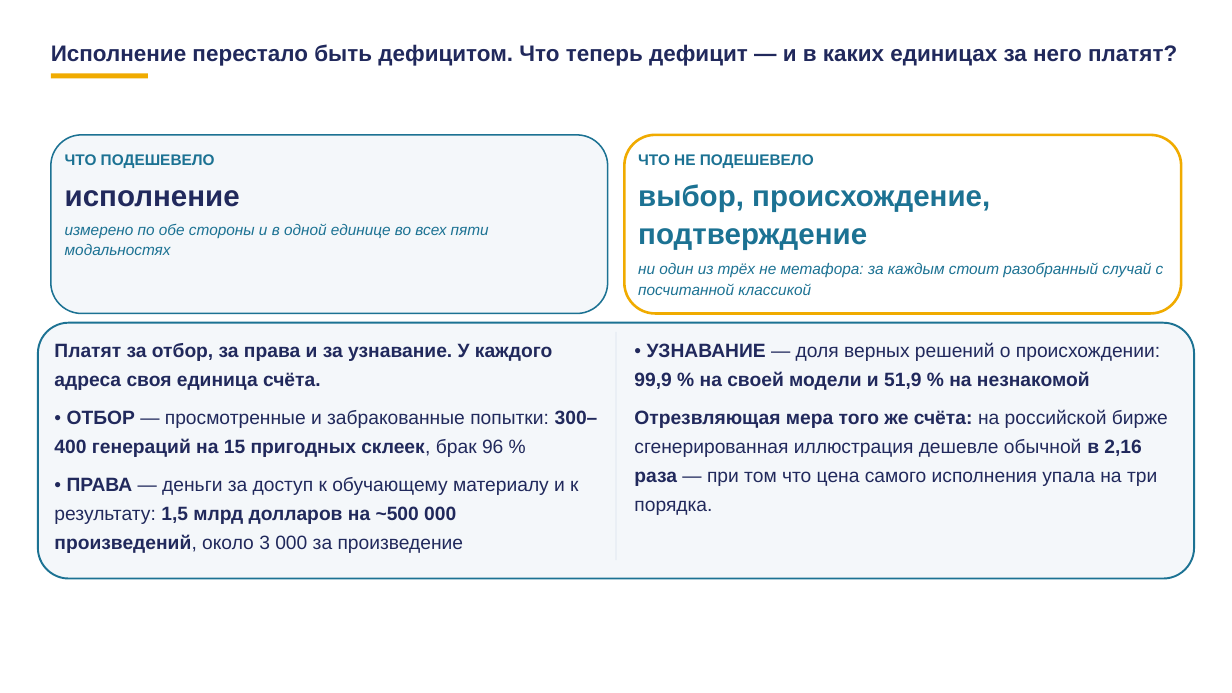
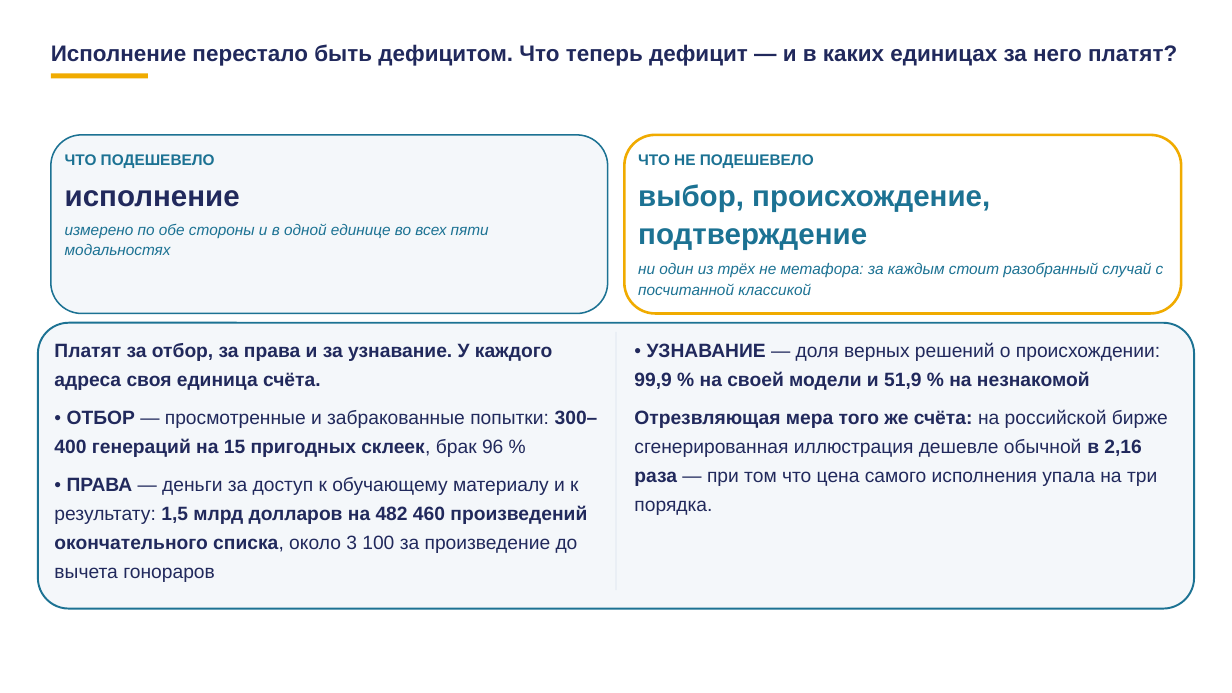
Before and after one commit to tellina-study/AI-usage-lessons, a slide deck: slide 114 of library/lectures/lec-08/rework-v5/rendered/lec-08-v5.pptx. Drawn at 1232x693 pixels with LibreOffice and Linux fonts; fonts in the diff are those of the drawing. Boxes give left, top, right and bottom in pixels: in the first picture for what was removed or moved away, otherwise in the second. Text is boxed around its words. In the diff, an @@ line names an element or a change of style, - is before the commit and + after.

```diff
--- a/library/lectures/lec-08/rework-v5/rendered/lec-08-v5.pptx
+++ b/library/lectures/lec-08/rework-v5/rendered/lec-08-v5.pptx
@@ rounded rectangle: place and size @@
-rounded rectangle at box(38, 323, 1194, 579)
+rounded rectangle at box(38, 323, 1194, 608)
@@ rounded rectangle at box(38, 323, 1194, 608): proportions changed @@
@@ rectangle: place and size @@
-rectangle at box(616, 332, 616, 560)
+rectangle at box(616, 332, 616, 590)
@@ text at box(54, 477, 587, 582): text changed @@
-• ПРАВА — деньги за доступ к обучающему материалу и к результату: 1,5 млрд долларов на ~500 000 произведений, около 3 000 за произведение
+• ПРАВА — деньги за доступ к обучающему материалу и к результату: 1,5 млрд долларов на 482 460 произведений окончательного списка, около 3 100 за произведение до вычета гонораров
```
Also in this commit, not shown: 8 other slides changed, 35 other files.
